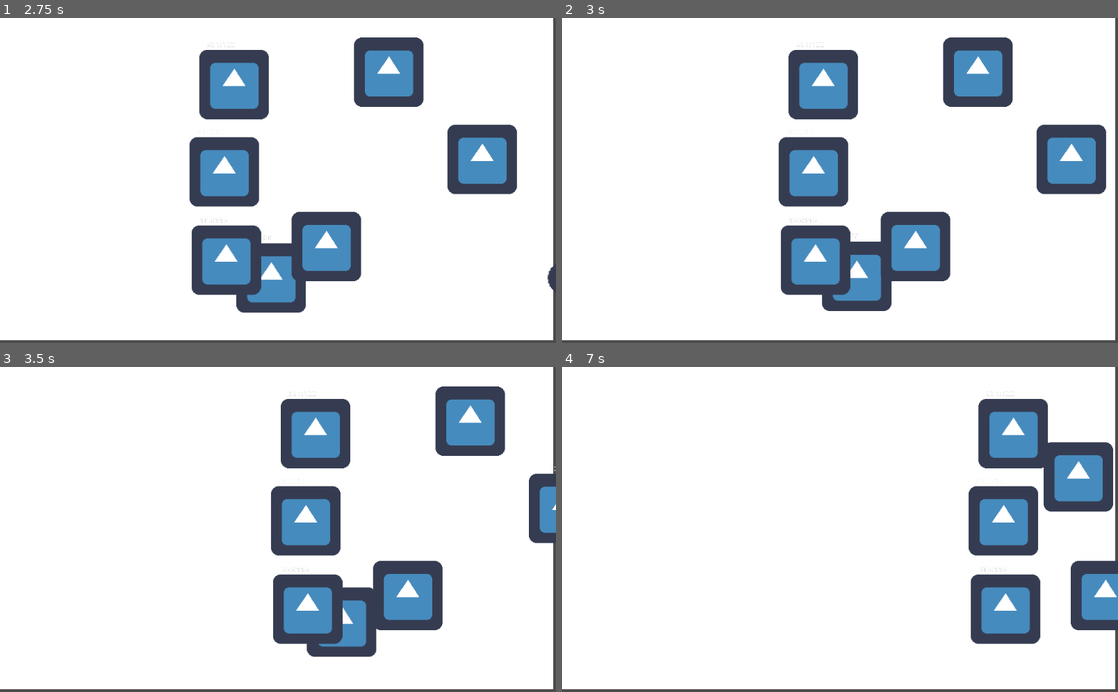
Above: before the commit, frames 1-4 (two rows, left to right).
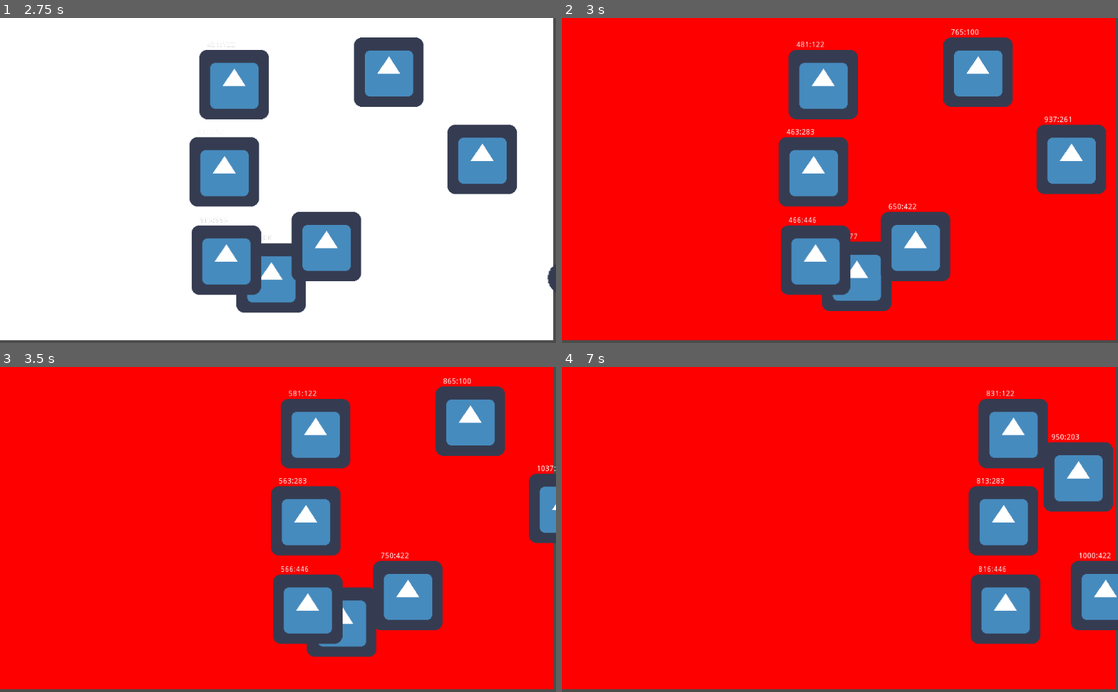
Above: after the commit, the same moments.

Repository: DoubleZZ/coursGit
Game: Godot game, scene res://Main.tscn
Two runs of this game, one before a commit and one after it. Both use one fixed random seed, a clock stepped at 60 frames per second and the inputs below. The engine's default icon, where the game draws it, is replaced by a stand-in: a white triangle on a blue panel in a dark square.
Inputs:
- Up to frame 1 (2.75 s): tap Enter at 0.5 s; hold Right (ui_right) 0.53-1.28 s; tap Space at 2 s; hold Right (ui_right) from 2.03 s (still down)
- Up to frame 2 (3 s): keep holding Right (ui_right)
- Up to frame 3 (3.5 s): keep holding Right (ui_right)
- Up to frame 4 (7 s): release Right (ui_right) at 3.53 s; hold Right (ui_right) from 5.78 s (still down)

Frame 1 is identical in both runs. In frame 2, 81% of the frame differs, in the area x 0-100%, y 0-100%; in frame 3, 83%; in frame 4, 87%.

Commit message:
Couleur dynamique

Diff:
--- /dev/null
+++ b/ColorRect.gd
@@ -0,0 +1,13 @@
+extends ColorRect
+
+var timer = 0
+
+func _ready():
+	set_process(true)
+	pass
+
+func _process(delta):
+	timer += delta
+
+	if timer >= 3 :
+		self.color = Color(1,0,0)
--- a/Main.tscn
+++ b/Main.tscn
@@ -1,9 +1,10 @@
-[gd_scene load_steps=6 format=2]
+[gd_scene load_steps=7 format=2]
 
-[ext_resource path="res://AnimationPlayer.gd" type="Script" id=1]
-[ext_resource path="res://icon.png" type="Texture" id=2]
-[ext_resource path="res://Sprite.gd" type="Script" id=3]
-[ext_resource path="res://Timer.gd" type="Script" id=4]
+[ext_resource path="res://ColorRect.gd" type="Script" id=1]
+[ext_resource path="res://AnimationPlayer.gd" type="Script" id=2]
+[ext_resource path="res://icon.png" type="Texture" id=3]
+[ext_resource path="res://Sprite.gd" type="Script" id=4]
+[ext_resource path="res://Timer.gd" type="Script" id=5]
 
 [sub_resource type="Animation" id=1]
 
@@ -26,6 +27,10 @@
 
 [node name="Main" type="Node2D" index="0"]
 
+__meta__ = {
+"_edit_lock_": true
+}
+
 [node name="ColorRect" type="ColorRect" parent="." index="0"]
 
 anchor_left = 0.0
@@ -41,6 +46,7 @@
 size_flags_horizontal = 1
 size_flags_vertical = 1
 color = Color( 1, 1, 1, 1 )
+script = ExtResource( 1 )
 
 [node name="AnimationPlayer" type="AnimationPlayer" parent="." index="1"]
 
Not shown: 11 places in Main.tscn that only renumber resources
